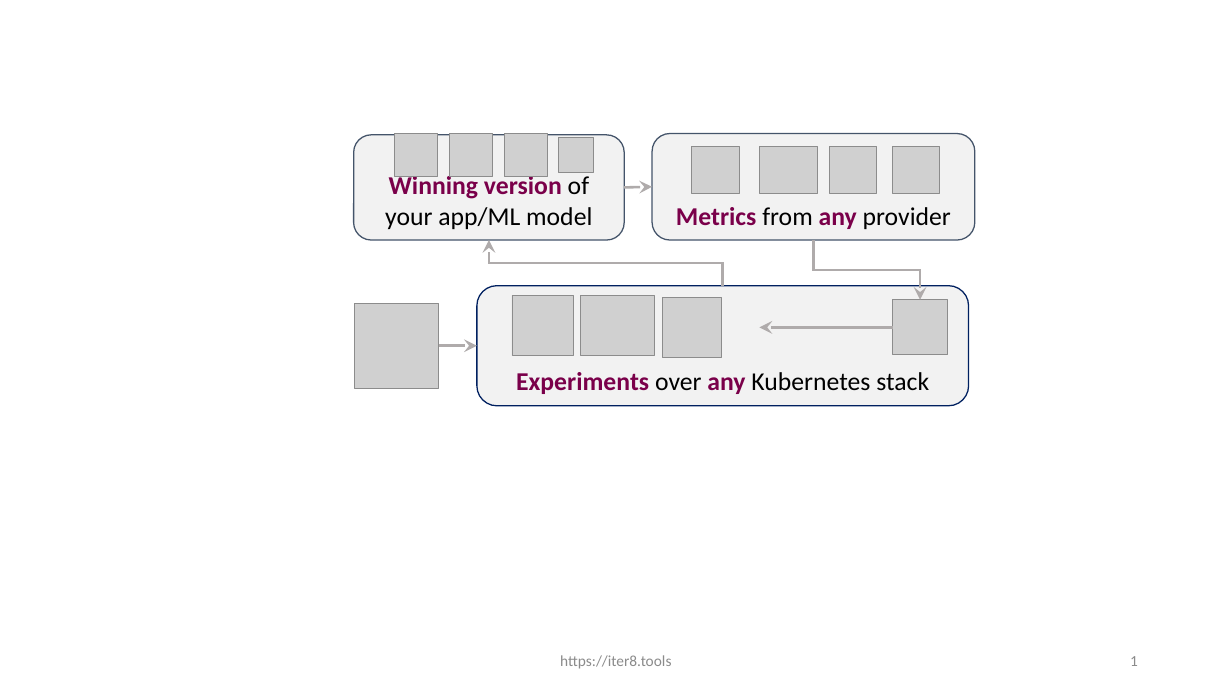
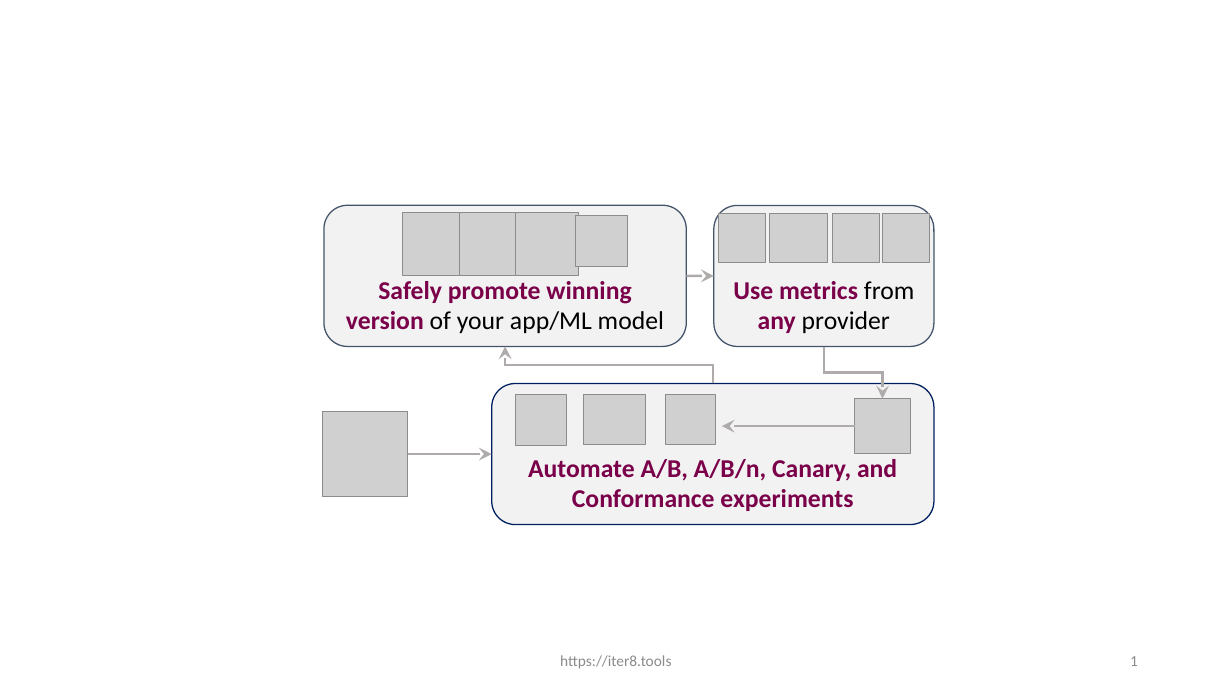
Before and after one commit to iter8-tools/iter8, a slide deck: slide 1 of mkdocs/docs/images/src/illustration.pptx. Drawn at 1232x693 pixels with LibreOffice and Linux fonts; fonts in the diff are those of the drawing; grey boxes stand for pictures. Boxes give left, top, right and bottom in pixels: in the first picture for what was removed or moved away, otherwise in the second. Text is boxed around its words. In the diff, an @@ line names an element or a change of style, - is before the commit and + after.

```diff
--- a/mkdocs/docs/images/src/illustration.pptx
+++ b/mkdocs/docs/images/src/illustration.pptx
@@ rounded rectangle "Safely promote winning version of ...": place and size @@
-rounded rectangle "Safely promote winning version of ..." at [354,135,625,240]
+rounded rectangle "Safely promote winning version of ..." at [324,205,687,347]
@@ rounded rectangle "Use metrics from any provider": place and size @@
-rounded rectangle "Use metrics from any provider" at [653,134,975,240]
+rounded rectangle "Use metrics from any provider" at [714,205,934,347]
@@ picture: place and size @@
-picture at [395,133,438,177]
+picture at [403,213,466,275]
@@ picture: place and size @@
-picture at [449,133,493,177]
+picture at [460,213,523,275]
@@ picture: place and size @@
-picture at [505,133,548,177]
+picture at [516,213,579,275]
@@ picture: place and size @@
-picture at [558,138,593,173]
+picture at [576,215,627,266]
@@ picture: place and size @@
-picture at [692,146,739,193]
+picture at [719,213,766,262]
@@ picture: place and size @@
-picture at [760,146,818,193]
+picture at [770,213,828,262]
@@ picture: place and size @@
-picture at [830,146,877,193]
+picture at [833,213,880,262]
@@ picture: place and size @@
-picture at [893,146,940,193]
+picture at [883,213,930,262]
@@ text in rounded rectangle at [346,281,664,333]: text changed; text colour #000000 to #7A004A; bold on @@
-Winning version of your app/ML model
+Safely promote winning version of your app/ML model
@@ rounded rectangle removed at [477,286,969,406] @@
-Experiments over any Kubernetes stack
@@ arrow moved from (625, 188) - (653, 187) to (687, 276) - (714, 276) @@
@@ text in rounded rectangle at [733,281,914,333]: text changed; text colour #000000 to #7A004A; bold on @@
-Metrics from any provider
+Use metrics from any provider
@@ elbow arrow moved from (723, 286) - (489, 240) to (713, 384) - (506, 347) @@
@@ elbow arrow moved from (813, 240) - (921, 299) to (824, 347) - (883, 398) @@
@@ rounded rectangle added at [492,384,934,525], fill #F2F2F2, outline #002060 1 pt, 20 pt, text #7A004A, bold @@
+Automate A/B, A/B/n, Canary, and Conformance experiments
@@ picture: place and size @@
-picture at [354,303,439,388]
+picture at [323,412,408,497]
@@ picture: place and size @@
-picture at [512,296,573,356]
+picture at [516,395,567,445]
@@ picture: place and size @@
-picture at [580,296,654,356]
+picture at [584,395,646,445]
@@ picture: place and size @@
-picture at [663,298,723,358]
+picture at [665,395,715,445]
@@ picture: place and size @@
-picture at [893,299,948,355]
+picture at [855,398,910,454]
@@ arrow moved from (893, 327) - (760, 327) to (855, 426) - (722, 426) @@
@@ arrow moved from (439, 346) - (477, 346) to (408, 454) - (492, 454) @@
```
Also in this commit, not shown: 52 other files.
